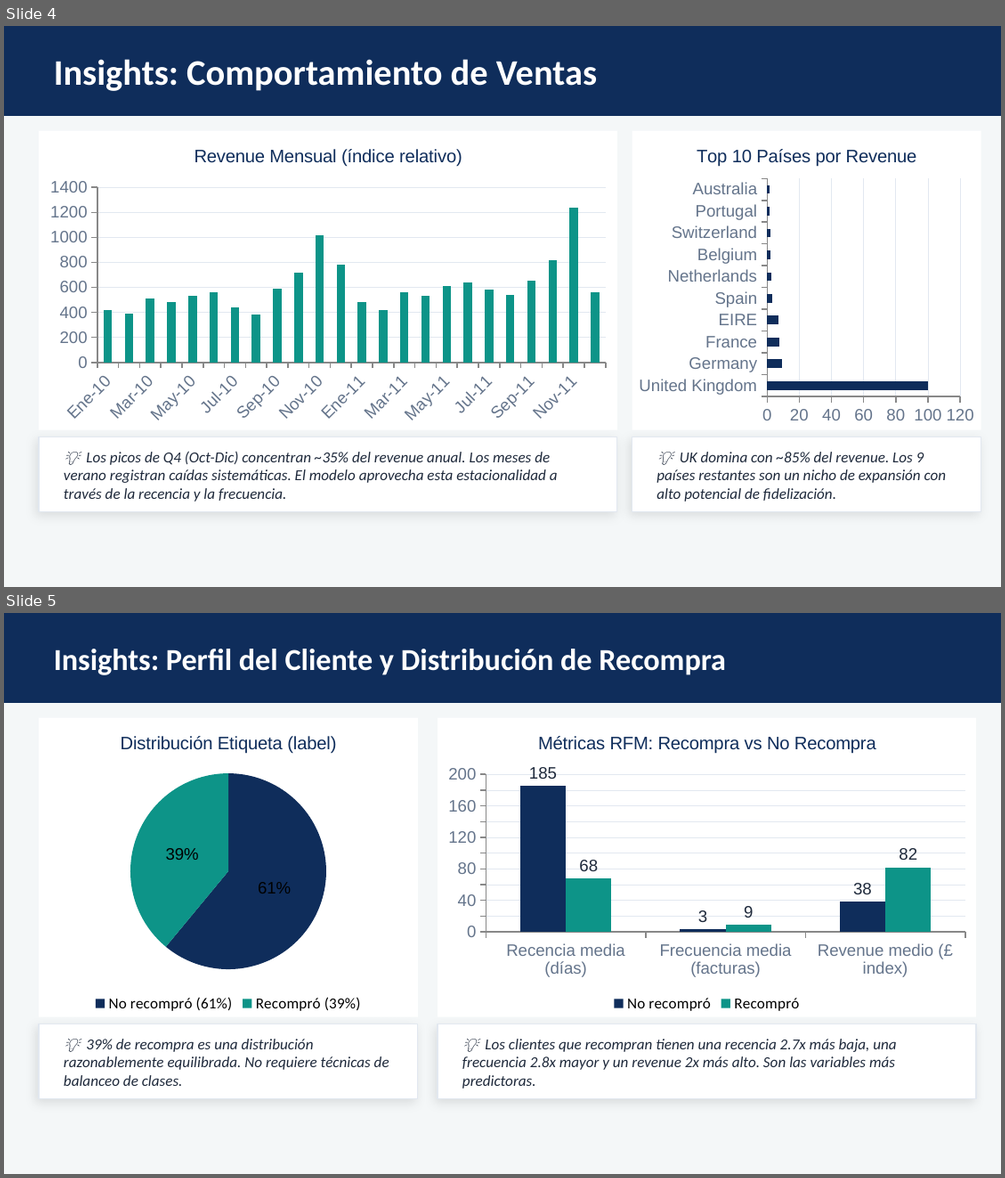
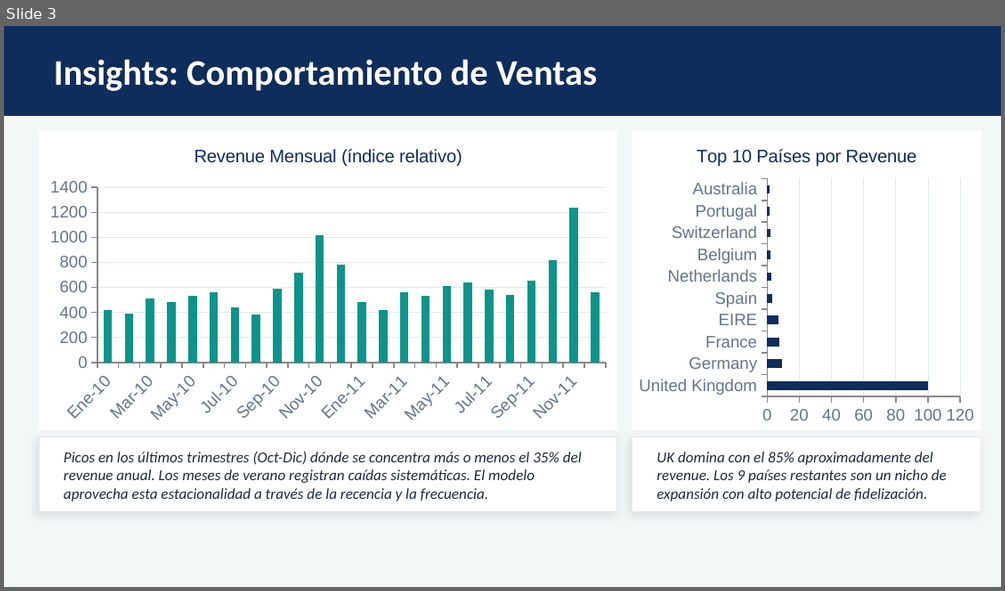
Before and after one commit to viictorhp/MachineLearningProject, a slide deck: presentacion_ml.pptx. Shown one above the other, each under a label of ours: slides 4 and 5 before the commit, slide 3 after it. The pictures are 1005x1178 and 1005x591 pixels, drawn with LibreOffice and Linux fonts; fonts in the diff are those of the drawing. Boxes give left, top, right and bottom in pixels: in the first picture for what was removed or moved away, otherwise in the second. Text is boxed around its words. In the diff, an @@ line names an element or a change of style, - is before the commit and + after.

```diff
--- a/presentacion_ml.pptx
+++ b/presentacion_ml.pptx
@@ slide 5 removed at (4,613,1001,1174), background #F4F7F8 @@
@@ rectangle removed at (4,613,1001,703) @@
@@ text removed at (54,649,726,675) @@
-Insights: Perfil del Cliente y Distribución de Recompra
@@ pie chart removed at (39,718,418,1017) @@
-title "Distribución Etiqueta (label)"
-categories: No recompró (61%), Recompró (39%)
-Series 1: 61, 39
@@ column chart removed at (437,718,976,1017) @@
-title "Métricas RFM: Recompra vs No Recompra"
-categories: Recencia media (días), Frecuencia media (facturas), Revenue medio (£ index)
-No recompró: 185, 3, 38
-Recompró: 68, 9, 82
@@ rectangle removed at (39,1023,418,1098) @@
@@ text removed at (64,1038,389,1086) @@
-💡 39% de recompra es una distribución razonablemente equilibrada. No requiere técnicas de balanceo de clases.
@@ rectangle removed at (437,1023,976,1098) @@
@@ text removed at (462,1038,896,1088) @@
-💡 Los clientes que recompran tienen una recencia 2.7x más baja, una frecuencia 2.8x mayor y un revenue 2x más alto. Son las variables más predictoras.
@@ what was slide 4 is now slide 3 @@
@@ slide 3 changed as well @@
@@ text at (64,451,582,501): text changed @@
-💡 Los picos de Q4 (Oct-Dic) concentran ~35% del revenue anual. Los meses de verano registran caídas sistemáticas. El modelo aprovecha esta estacionalidad a través de la recencia y la frecuencia.
+Picos en los últimos trimestres (Oct-Dic) dónde se concentra más o menos el 35% del revenue anual. Los meses de verano registran caídas sistemáticas. El modelo aprovecha esta estacionalidad a través de la recencia y la frecuencia.
@@ text at (656,451,947,501): text changed @@
-💡 UK domina con ~85% del revenue. Los 9 países restantes son un nicho de expansión con alto potencial de fidelización.
+UK domina con el 85% aproximadamente del revenue. Los 9 países restantes son un nicho de expansión con alto potencial de fidelización.
```
Also in this commit, not shown: 7 other slides changed, 1 other slide removed, 2 other files.
